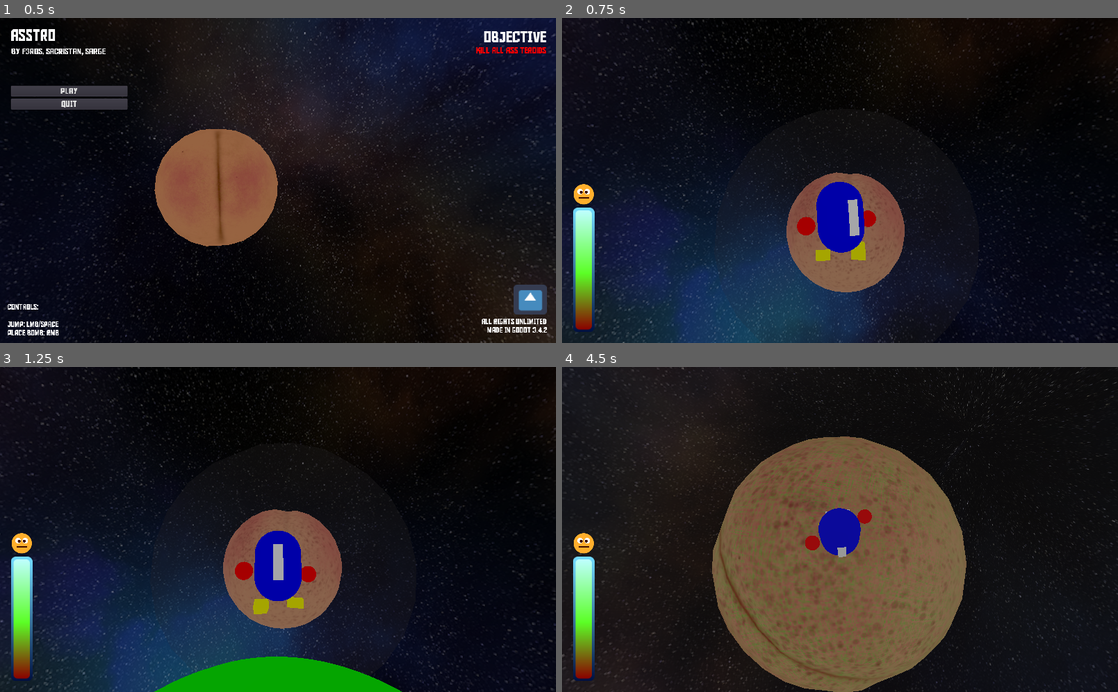
Above: before the commit, frames 1-4 (two rows, left to right).
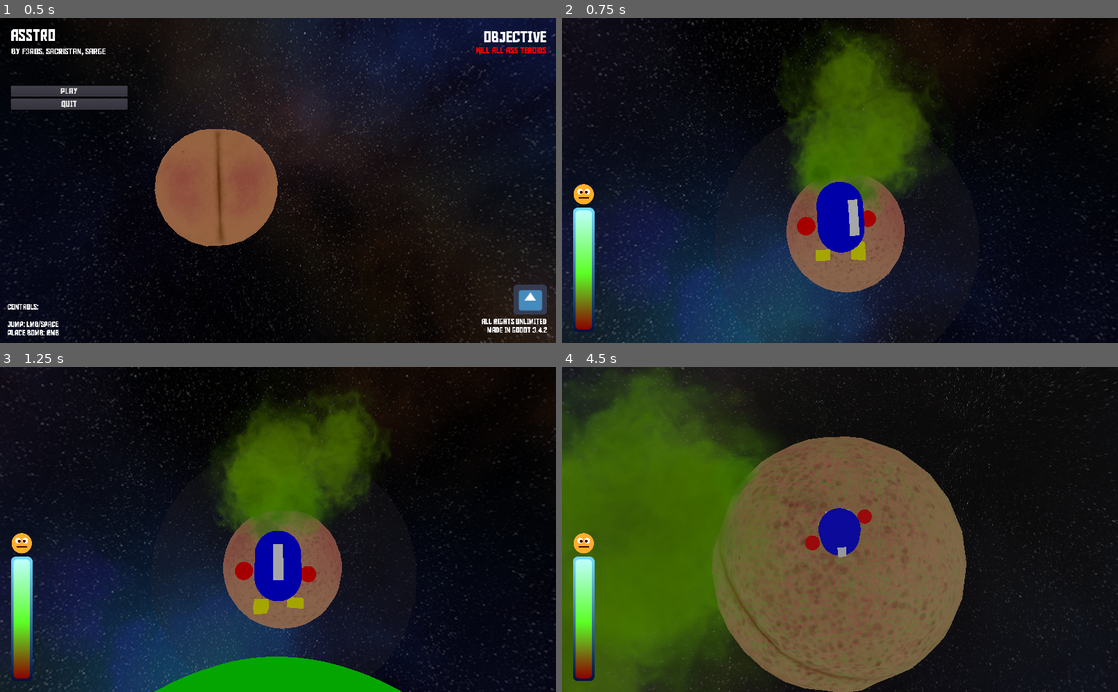
Above: after the commit, the same moments.

Repository: Sacristan/ASStro
Game: Godot game, scene res://scenes/levels/menu.tscn
Same seed, same stepped clock (60 frames per second), same inputs: the game is played once before the commit and once after it. The engine's default icon, where the game draws it, is replaced by a stand-in: a white triangle on a blue panel in a dark square.
Inputs (mouse positions are in pixels of both pictures, inside the frame that each line leads up to):
- Up to frame 1 (0.5 s): no input
- Up to frame 2 (0.75 s): click "PLAY" at 0.5 s
- Up to frame 3 (1.25 s): no input
- Up to frame 4 (4.5 s): tap Enter at 1.25 s; move the mouse to (867, 529) at 1.27 s; hold W (move_forward) from 1.28 s (still down); right-click (867, 529) at 1.35 s; click (867, 529) at 1.52 s; move the mouse to (812, 529) at 2.02 s; tap Space at 2.1, 3.6 s; click (812, 529) at 2.27 s; move the mouse to (851, 523) at 2.77 s; right-click (851, 523) at 2.85 s; move the mouse to (834, 536) at 3.52 s; click (834, 536) at 3.77 s; move the mouse to (878, 532) at 4.27 s; right-click (878, 532) at 4.35 s

Frame 1 is identical in both runs. In frame 2, 9.4% of the frame differs, in the area x 39-68%, y 3-58%; in frame 3, 9.0%; in frame 4, 26%, in the area x 0-39%, y 0-100%.

Commit message:
add assfumes

Diff:
--- /dev/null
+++ b/AstroSomething/SmokeGradient.tres
@@ -0,0 +1,5 @@
+[gd_resource type="Gradient" format=2]
+
+[resource]
+offsets = PoolRealArray( 0, 8.72452e-39, 8.72453e-39, 1, 25, 87 )
+colors = PoolColorArray( 0.14902, 1, 0, 0.0901961, 0.407843, 1, 0, 0.537255, 0.196078, 1, 0, 0.819608, 0.478431, 1, 0, 0.8, 0.14902, 1, 0, 0.752941, 0.219608, 1, 0, 0.470588 )
--- /dev/null
+++ b/AstroSomething/new_particlesmaterial.tres
@@ -0,0 +1,35 @@
+[gd_resource type="ParticlesMaterial" load_steps=5 format=2]
+
+[ext_resource path="res://SmokeGradient.tres" type="Gradient" id=1]
+
+[sub_resource type="GradientTexture" id=1]
+gradient = ExtResource( 1 )
+
+[sub_resource type="Curve" id=2]
+_data = [ Vector2( 0, 0 ), 0.0, 0.0, 0, 0, Vector2( 0.245399, 1 ), -0.198781, -0.198781, 0, 0, Vector2( 1, 0 ), 0.0, 0.0, 0, 0 ]
+
+[sub_resource type="CurveTexture" id=3]
+curve = SubResource( 2 )
+
+[resource]
+trail_divisor = 6
+emission_shape = 1
+emission_sphere_radius = 0.4
+direction = Vector3( 0, 1, 0 )
+spread = 0.0
+gravity = Vector3( 0, 0, 0 )
+initial_velocity = 5.0
+initial_velocity_random = 0.1
+angular_velocity = 40.0
+angular_velocity_random = 1.0
+linear_accel = 4.0
+linear_accel_random = 1.0
+angle = 360.0
+angle_random = 1.0
+scale_random = 0.8
+scale_curve = SubResource( 3 )
+color_ramp = SubResource( 1 )
+hue_variation = -0.01
+anim_speed = 1.0
+anim_offset = 1.0
+anim_offset_random = 1.0
--- a/AstroSomething/scenes/actors/props/ASSteroid.tscn
+++ b/AstroSomething/scenes/actors/props/ASSteroid.tscn
@@ -10,6 +10,7 @@
 [ext_resource path="res://mesh/Assteroids05.glb" type="PackedScene" id=8]
 [ext_resource path="res://mesh/Assteroids06.glb" type="PackedScene" id=9]
 [ext_resource path="res://mesh/Assteroids01.glb" type="PackedScene" id=10]
+[ext_resource path="res://scenes/particles/ASSFumes.tscn" type="PackedScene" id=11]
 
 [sub_resource type="SphereShape" id=1]
 
@@ -62,3 +63,12 @@
 
 [node name="Particle" parent="Body" instance=ExtResource( 5 )]
 transform = Transform( 2, 0, 0, 0, 2, 0, 0, 0, 2, 0, 0, 0 )
+
+[node name="Particles" parent="Body" instance=ExtResource( 11 )]
+transform = Transform( 1, 0, 0, 0, 0.928939, -0.370233, 0, 0.370233, 0.928939, 0, 0.844782, 0.654935 )
+amount = 20
+preprocess = 10.0
+fixed_fps = 60
+local_coords = true
+
+[editable path="Body/Particles"]
--- /dev/null
+++ b/AstroSomething/scenes/particles/ASSFumes.tscn
@@ -0,0 +1,59 @@
+[gd_scene load_steps=9 format=2]
+
+[ext_resource path="res://Smoke30Frames.png" type="Texture" id=1]
+[ext_resource path="res://SmokeGradient.tres" type="Gradient" id=2]
+
+[sub_resource type="GradientTexture" id=1]
+gradient = ExtResource( 2 )
+
+[sub_resource type="Curve" id=2]
+_data = [ Vector2( 0, 0.543182 ), 0.0, 0.0, 0, 0, Vector2( 1, 1 ), 0.0, 0.0, 0, 0 ]
+
+[sub_resource type="CurveTexture" id=3]
+curve = SubResource( 2 )
+
+[sub_resource type="ParticlesMaterial" id=4]
+emission_shape = 1
+emission_sphere_radius = 0.45
+direction = Vector3( 0, 1, 0 )
+spread = 0.0
+gravity = Vector3( 0, 0, 0 )
+initial_velocity = 0.25
+initial_velocity_random = 0.1
+angular_velocity = 40.0
+angular_velocity_random = 1.0
+linear_accel = 1.0
+linear_accel_random = 1.0
+radial_accel = 0.2
+radial_accel_random = 1.0
+angle = 360.0
+angle_random = 1.0
+scale = 2.0
+scale_random = 1.0
+scale_curve = SubResource( 3 )
+color_ramp = SubResource( 1 )
+anim_speed = 1.0
+anim_offset = 1.0
+anim_offset_random = 1.0
+
+[sub_resource type="SpatialMaterial" id=5]
+flags_transparent = true
+flags_unshaded = true
+vertex_color_use_as_albedo = true
+params_billboard_mode = 3
+particles_anim_h_frames = 6
+particles_anim_v_frames = 5
+particles_anim_loop = true
+albedo_texture = ExtResource( 1 )
+
+[sub_resource type="QuadMesh" id=6]
+material = SubResource( 5 )
+
+[node name="Particles" type="Particles"]
+amount = 50
+lifetime = 1.5
+randomness = 1.0
+local_coords = false
+draw_order = 2
+process_material = SubResource( 4 )
+draw_pass_1 = SubResource( 6 )
Binary file added: AstroSomething/Smoke30Frames.png
Not shown, added: AstroSomething/Smoke30Frames.png.import
Not shown: 1 places in AstroSomething/scenes/actors/props/ASSteroid.tscn that only renumber resources
